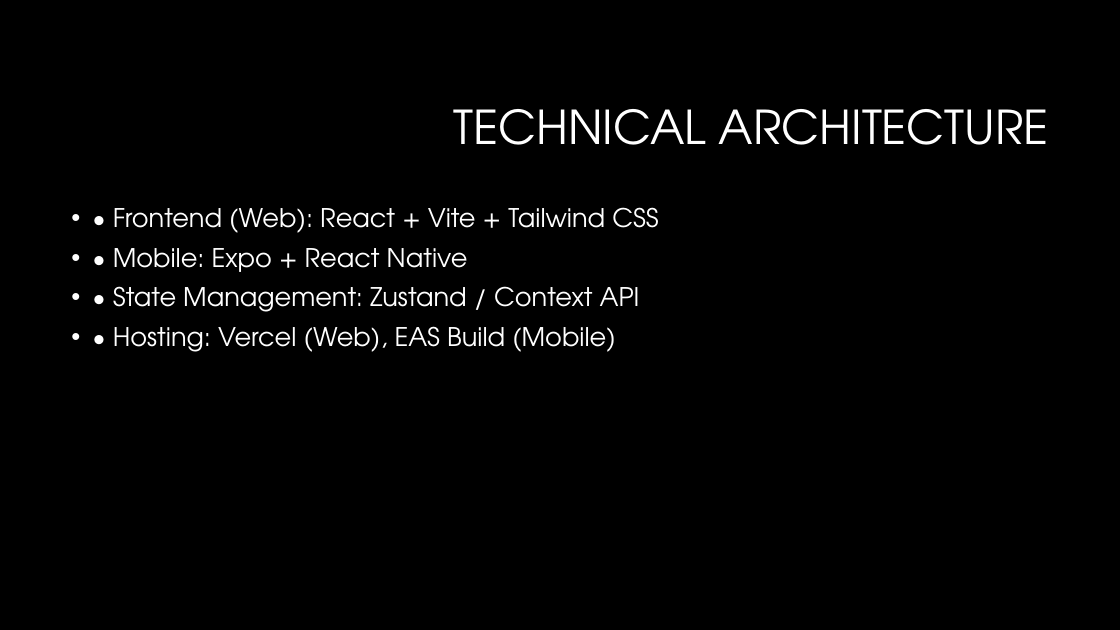
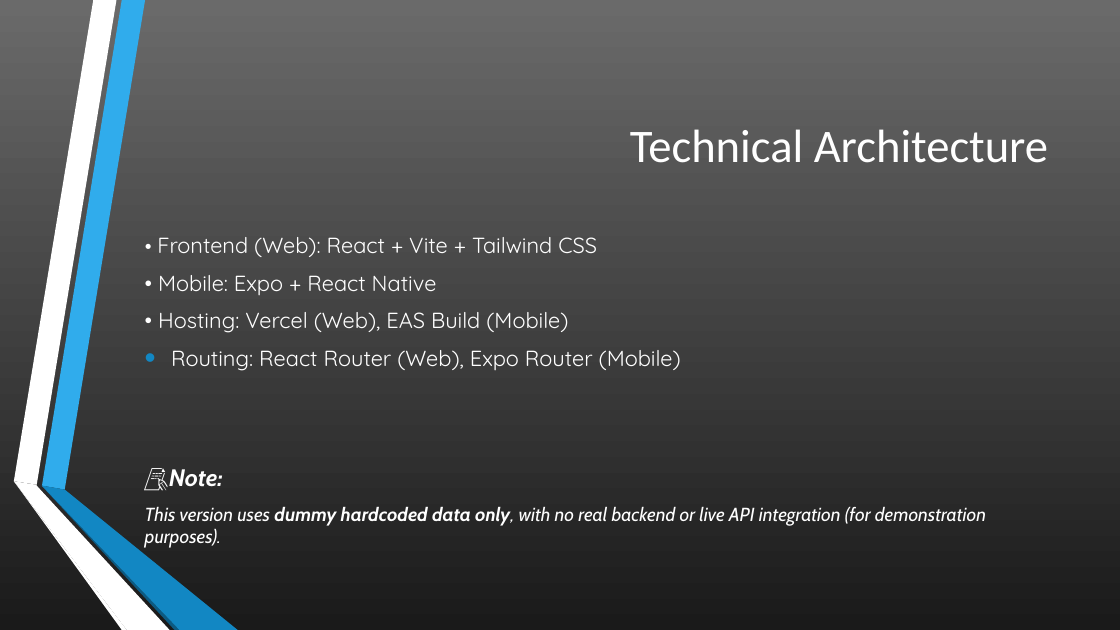
Before and after one commit to Ainfiniti01/NatioID, a slide deck: slide 5 of NatioID – National Digital Identity & Voting Platform.pptx. Drawn at 1120x630 pixels with LibreOffice and Linux fonts; fonts in the diff are those of the drawing; background and template pictures are left out. Boxes give left, top, right and bottom in pixels: in the first picture for what was removed or moved away, otherwise in the second. Text is boxed around its words. In the diff, an @@ line names an element or a change of style, - is before the commit and + after.

```diff
--- a/NatioID – National Digital Identity & Voting Platform.pptx
+++ b/NatioID – National Digital Identity & Voting Platform.pptx
@@ background #000000 to gradient #6B6B6B to #1B1B1B @@
@@ title at box(630, 129, 1048, 163): text changed; font TeX Gyre Adventor to Calibri @@
-TECHNICAL ARCHITECTURE
+Technical Architecture
@@ text "• Frontend (Web): React + ...": place and size @@
-text "• Frontend (Web): React + ..." at box(113, 207, 658, 352)
+text "• Frontend (Web): React + ..." at box(145, 237, 986, 548)
@@ text "• Frontend (Web): React + ..." at box(145, 237, 986, 548): vertical alignment top to middle @@
@@ text at box(157, 237, 597, 333): size 22 to 20.4 pt, font TeX Gyre Adventor to Cabin in "•"; size 22 to 18.7 pt, font TeX Gyre Adventor to Quicksand in "Frontend (Web): React + Vite + Tailwind ...", "• Mobile: Expo + React Native", "• Hosting: Vercel (Web), EAS Build (Mobile)"; bullet • to none; line spacing 0.9 to 1 @@
@@ text at box(113, 286, 640, 312): paragraph removed @@
-• • State Management: Zustand / Context API
@@ text at box(145, 350, 986, 548): paragraphs added @@
+• Routing: React Router (Web), Expo Router (Mobile)
+📝Note:
+This version uses dummy hardcoded data only, with no real backend or live API integration (for demonstration purposes).
@@ group added at box(13, 0, 238, 630): 6 freeform shapes @@
```
Also in this commit, not shown: 12 other slides changed, 3 slides added, 4 other files.
